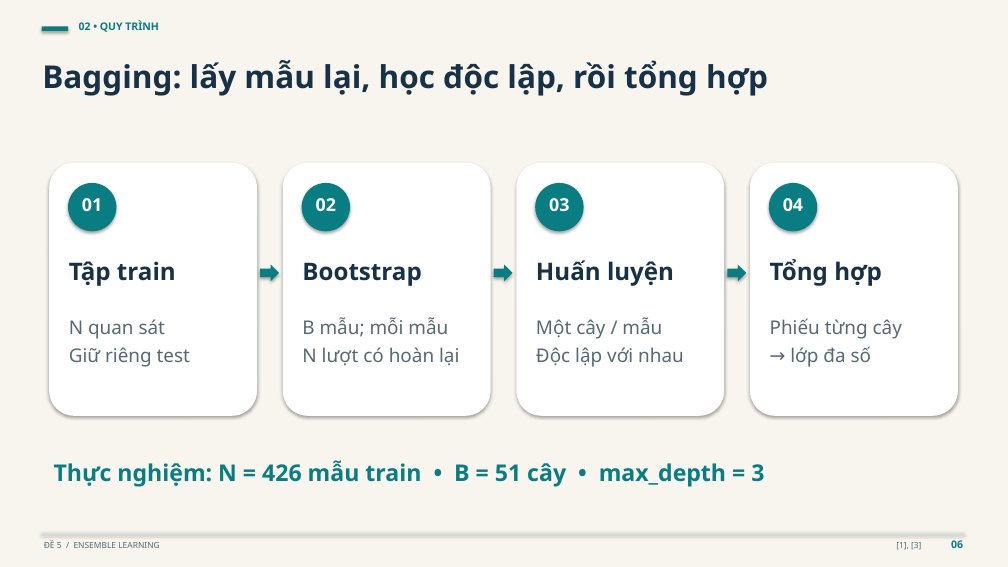
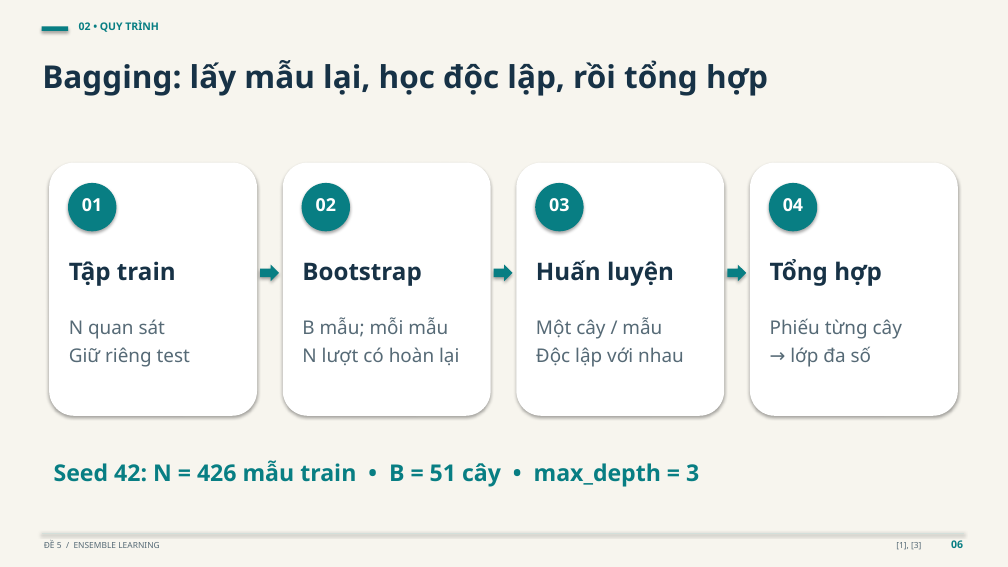
Before and after one commit to Huyngaongow/hocmaygk, a slide deck: slide 6 of De_5_Ensemble_Learning.pptx. Drawn at 1008x567 pixels with LibreOffice and Linux fonts; fonts in the diff are those of the drawing. Boxes give left, top, right and bottom in pixels: in the first picture for what was removed or moved away, otherwise in the second. Text is boxed around its words. In the diff, an @@ line names an element or a change of style, - is before the commit and + after.

```diff
--- a/De_5_Ensemble_Learning.pptx
+++ b/De_5_Ensemble_Learning.pptx
@@ text at [54,460,699,487]: text changed @@
-Thực nghiệm: N = 426 mẫu train • B = 51 cây • max_depth = 3
+Seed 42: N = 426 mẫu train • B = 51 cây • max_depth = 3
```
Also in this commit, not shown: 11 other slides changed, 2 slides added, 9 other files.
